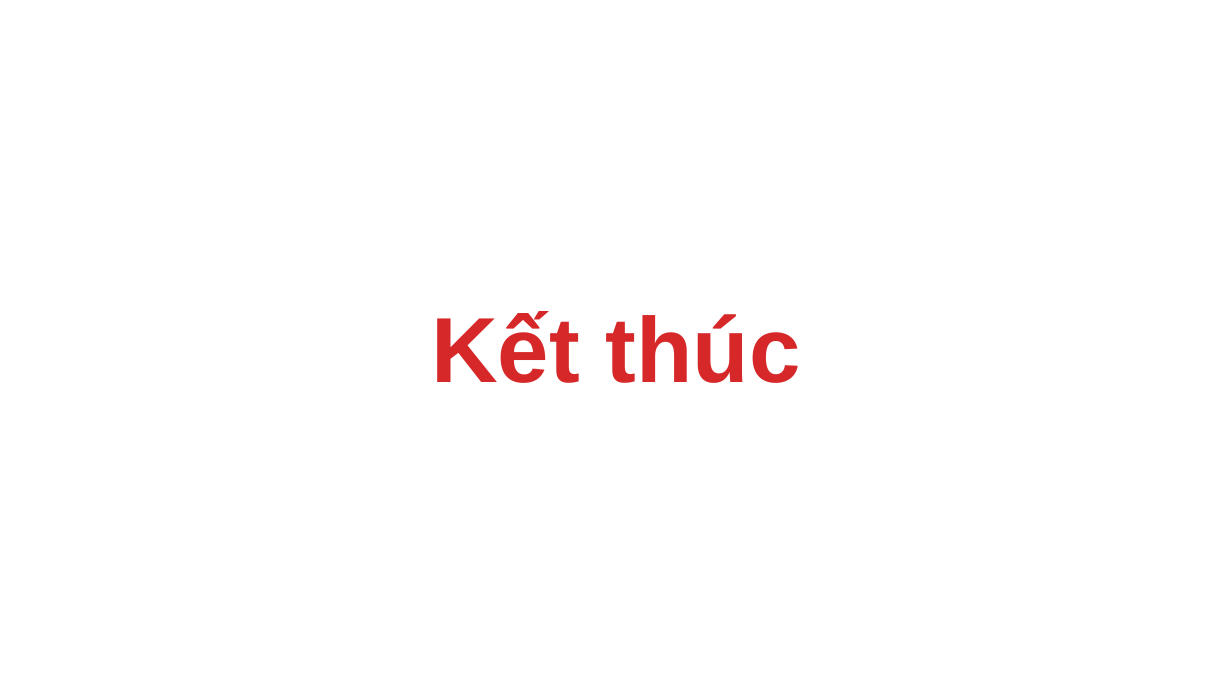
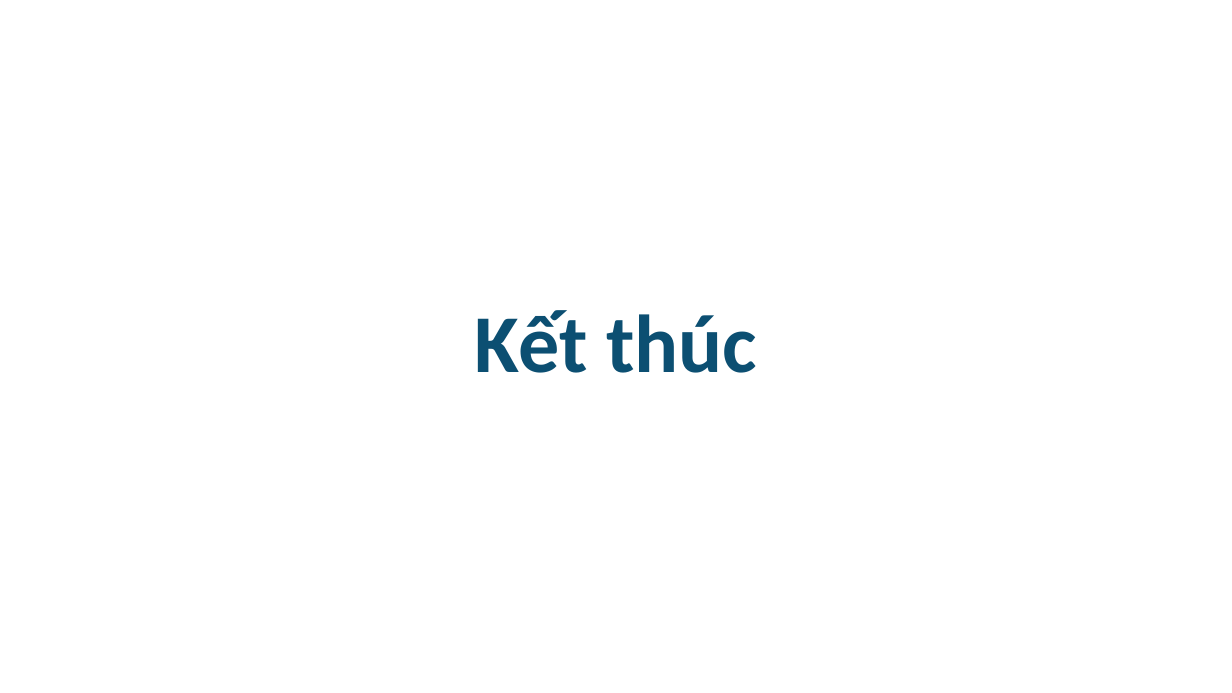
Before and after one commit to npackr/for-mqtt-dashboard, a slide deck: slide 15 of document/presentation.pptx. Drawn at 1232x693 pixels with LibreOffice and Linux fonts; fonts in the diff are those of the drawing. Boxes give left, top, right and bottom in pixels: in the first picture for what was removed or moved away, otherwise in the second. Text is boxed around its words. In the diff, an @@ line names an element or a change of style, - is before the commit and + after.

```diff
--- a/document/presentation.pptx
+++ b/document/presentation.pptx
@@ text "Kết thúc": place and size @@
-text "Kết thúc" at (431,311,801,383)
+text "Kết thúc" at (475,310,757,373)
@@ text "Kết thúc" at (475,310,757,373): size 54 to 48 pt, font Arial to Calibri, text colour #D62828 to #0C4F72 @@
```
Also in this commit, not shown: 10 other slides changed, 2 slides added, 2 slides removed.
